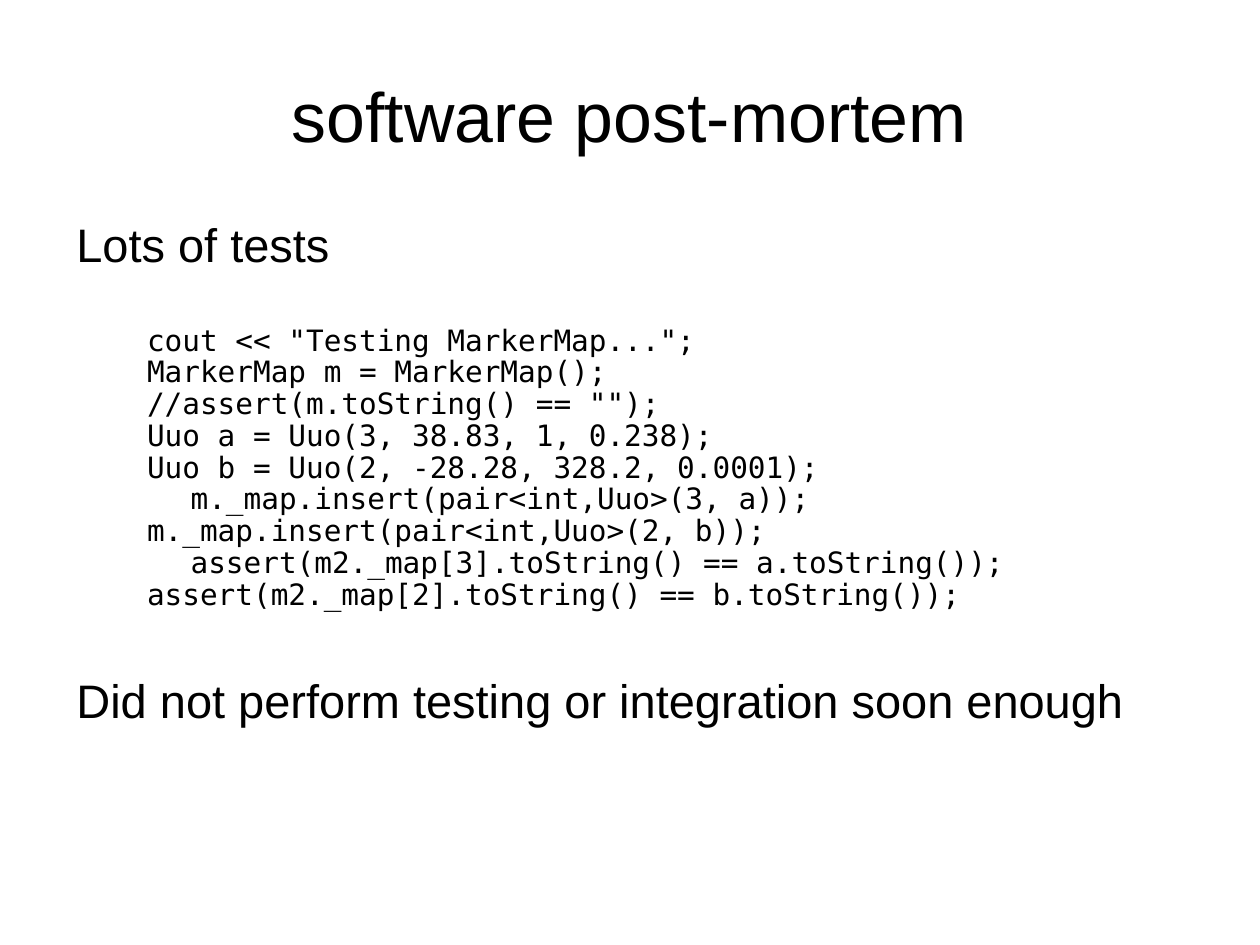
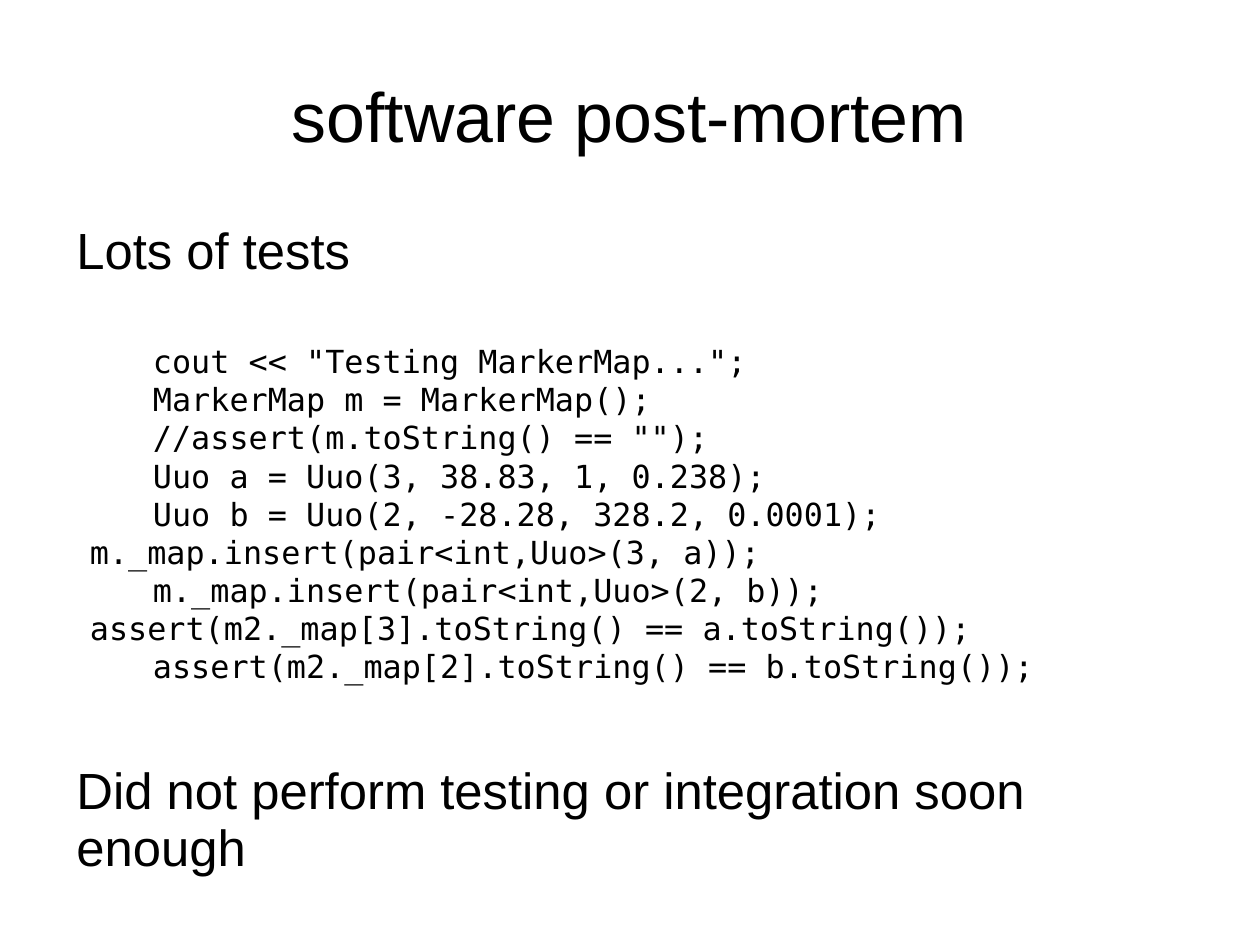
Before and after one commit to ievans/moos-ivp-lab-14, a slide deck: slide 26 of presentation.ppt (slide 27 before the commit). Drawn at 1260x945 pixels with LibreOffice and Linux fonts; fonts in the diff are those of the drawing. Boxes give left, top, right and bottom in pixels: in the first picture for what was removed or moved away, otherwise in the second. Text is boxed around its words. In the diff, an @@ line names an element or a change of style, - is before the commit and + after.

```diff
--- a/presentation.ppt
+++ b/presentation.ppt
@@ text "Lots of tests" at <box>76,232,1034,820</box>: size 29.6 to 32 pt in "Lots of tests", "Did not perform testing or integration soon ..."; size 18.5 to 20 pt in "cout << "Testing MarkerMap...";", "MarkerMap m = MarkerMap();", "//assert(m.toString() == "");", "Uuo a = Uuo(3, 38.83, 1, 0.238);" and 3 more places; line spacing 0.83 to 0.93; line spacing 0.9 to 1 @@
```
Also in this commit, not shown: 2 other slides changed, 1 slide removed.
